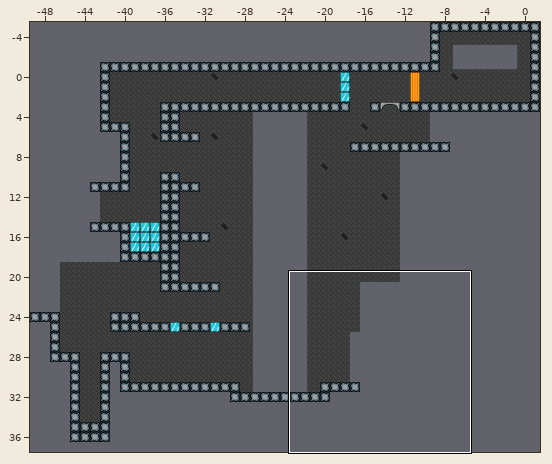
Tiled map: assets/chasm.tmx. Above, an overview of the earlier version with the close-up marked.
Close-up. Old version:
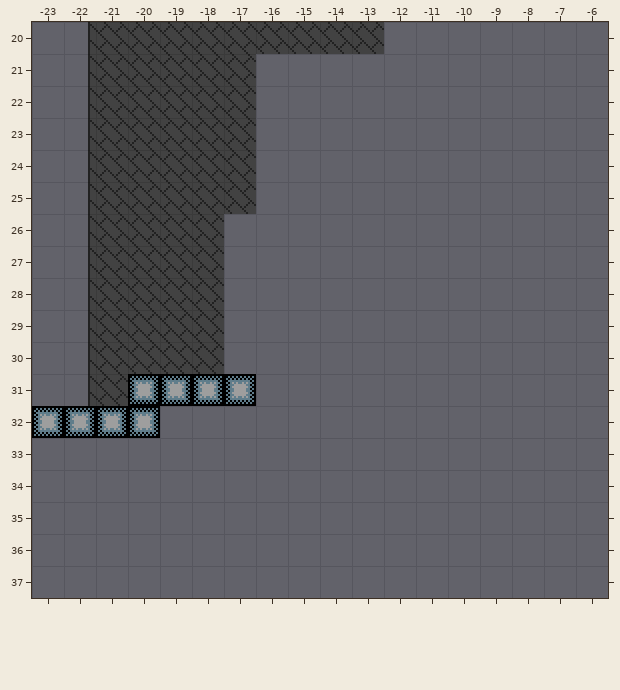
Cells are 16x16 px. Shown: x -23..-6, y 20..37. The commit also changed other parts of the map, which this record leaves out.
The result:
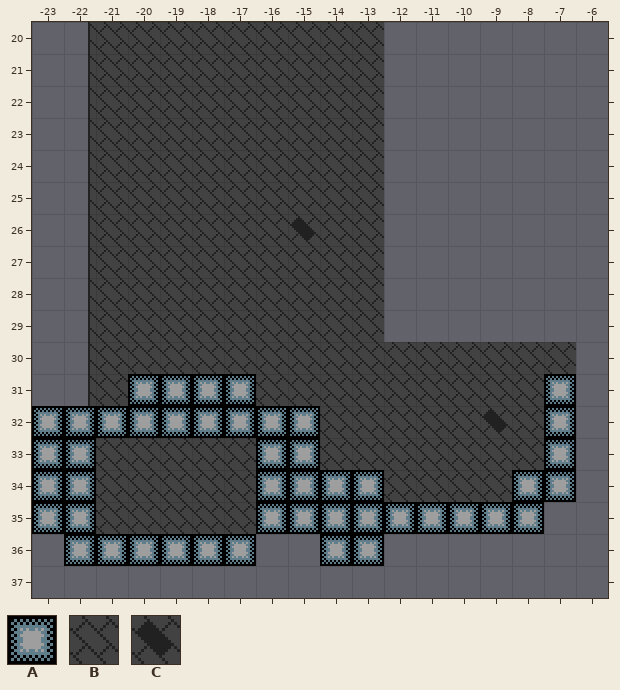
Key: from "phtiles16": A 0, B 9, C 15.
_ is an empty cell.
Tiles of an added or newly shown layer are drawn over the layers below it.
Edits made:
{"where": "layer \"background\""}
{"y":21,"x":-16,"old":"____","new":"BBBB"}
{"y":22,"x":-16,"old":"____","new":"BBBB"}
{"y":23,"x":-16,"old":"____","new":"BBBB"}
{"y":24,"x":-16,"old":"____","new":"BBBB"}
{"y":25,"x":-16,"old":"____","new":"BBBB"}
{"y":26,"x":-17,"old":"_____","new":"BBCBB"}
{"y":27,"x":-17,"old":"_____","new":"BBBBB"}
{"y":28,"x":-17,"old":"_____","new":"BBBBB"}
{"y":29,"x":-17,"old":"_____","new":"BBBBB"}
{"y":30,"x":-17,"old":"___________","new":"BBBBBBBBBBB"}
{"y":31,"x":-16,"old":"_________","new":"BBBBBBBBB"}
{"y":32,"x":-14,"old":"_______","new":"BBBBBCB"}
{"y":33,"x":-21,"old":"_____","new":"BBBBB"}
{"y":33,"x":-14,"old":"_______","new":"BBBBBBB"}
{"y":34,"x":-21,"old":"_____","new":"BBBBB"}
{"y":34,"x":-12,"old":"____","new":"BBBB"}
{"y":35,"x":-21,"old":"_____","new":"BBBBB"}
{"where": "layer \"main\""}
{"y":31,"x":-7,"old":"_","new":"A"}
{"y":32,"x":-19,"old":"___","new":"AAA"}
{"y":32,"x":-7,"old":"_","new":"A"}
{"y":33,"x":-7,"old":"_","new":"A"}
{"y":34,"x":-14,"old":"__","new":"AA"}
{"y":34,"x":-8,"old":"__","new":"AA"}
{"y":35,"x":-14,"old":"_______","new":"AAAAAAA"}
{"y":36,"x":-21,"old":"_____","new":"AAAAA"}
{"y":36,"x":-14,"old":"__","new":"AA"}
{"where": "layer \"chasm_bottom\" (added)"}
{"y":33,"x":-23,"old":"__","new":"AA"}
{"y":34,"x":-23,"old":"__","new":"AA"}
{"y":35,"x":-23,"old":"__","new":"AA"}
{"y":36,"x":-22,"old":"_","new":"A"}
{"where": "layer \"chasm_bottom2\" (added)"}
{"y":32,"x":-16,"old":"__","new":"AA"}
{"y":33,"x":-16,"old":"__","new":"AA"}
{"y":34,"x":-16,"old":"__","new":"AA"}
{"y":35,"x":-16,"old":"__","new":"AA"}
